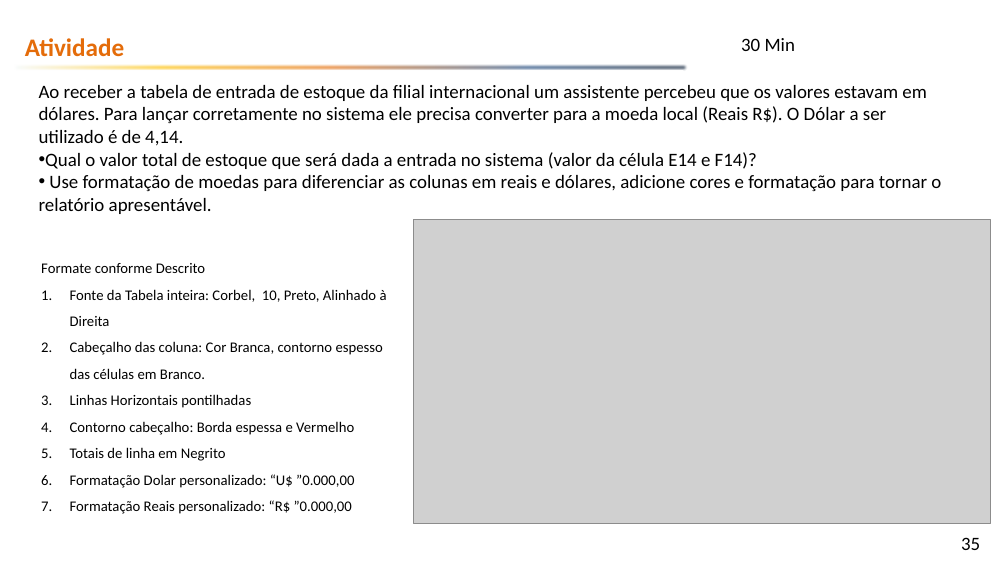
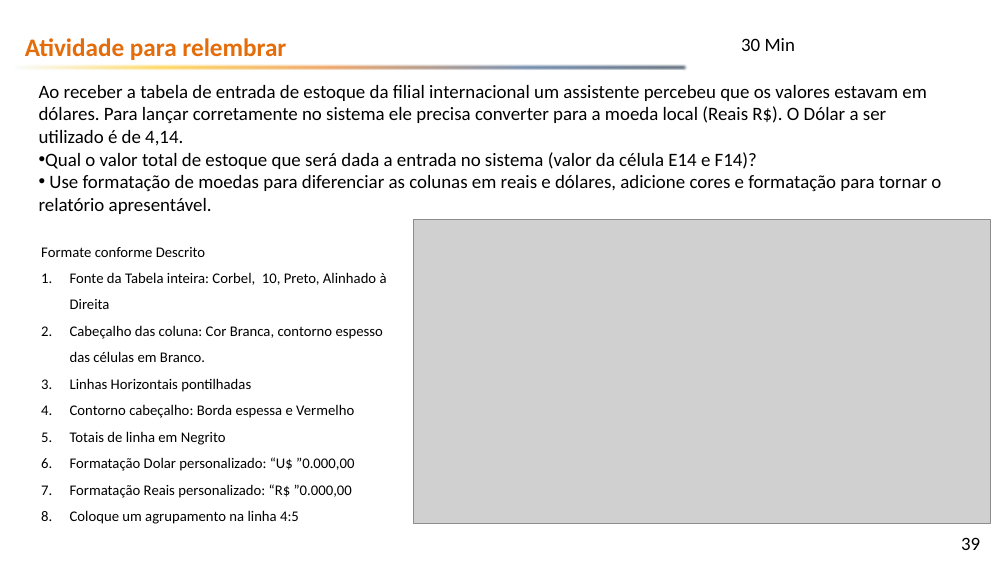
Before and after one commit to emerson-fenrir/Excel_Basico, a slide deck: slide 39 of Professor/Aula3.pptx (slide 35 before the commit). Drawn at 1008x567 pixels with LibreOffice and Linux fonts; fonts in the diff are those of the drawing; grey boxes stand for pictures; background and template pictures are left out. Boxes give left, top, right and bottom in pixels: in the first picture for what was removed or moved away, otherwise in the second. Text is boxed around its words. In the diff, an @@ line names an element or a change of style, - is before the commit and + after.

```diff
--- a/Professor/Aula3.pptx
+++ b/Professor/Aula3.pptx
@@ text at [25,38,286,60]: text changed @@
-Atividade
+Atividade para relembrar
@@ text "Formate conforme Descrito": place and size @@
-text "Formate conforme Descrito" at [41,263,387,514]
+text "Formate conforme Descrito" at [41,247,387,524]
@@ text at [70,510,299,524]: paragraph added @@
+8. Coloque um agrupamento na linha 4:5
@@ page number at [961,537,980,550]: text changed @@
-35
+39
```
Also in this commit, not shown: 7 other slides changed, 6 slides added, 57 other files.
